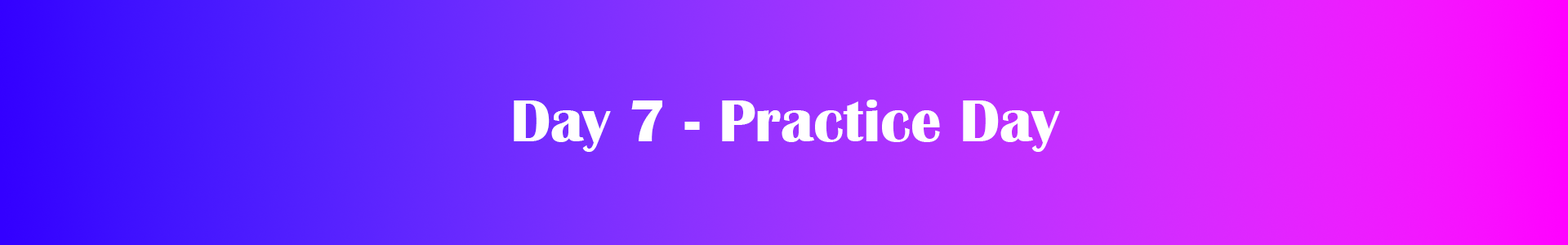
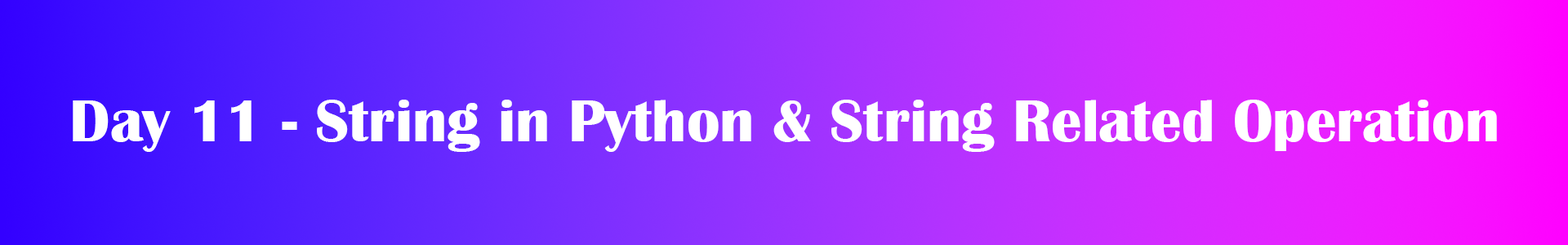
Before/after of a 1568px x 245px layered artwork. What changed in the layer stack:
renamed "Day 7 - Practice Day" to "Day 11 - String in Python & String Related Operation", painted on it over [72,99,1497,152]
painted on "Rectangle 1" over [72,99,1497,152]
